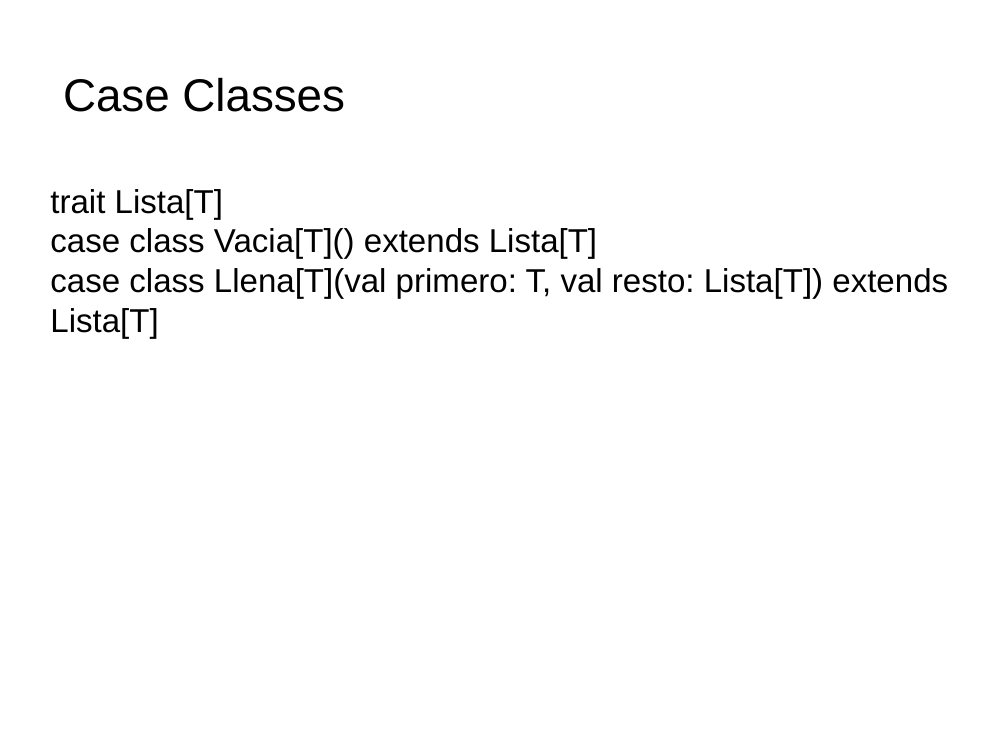
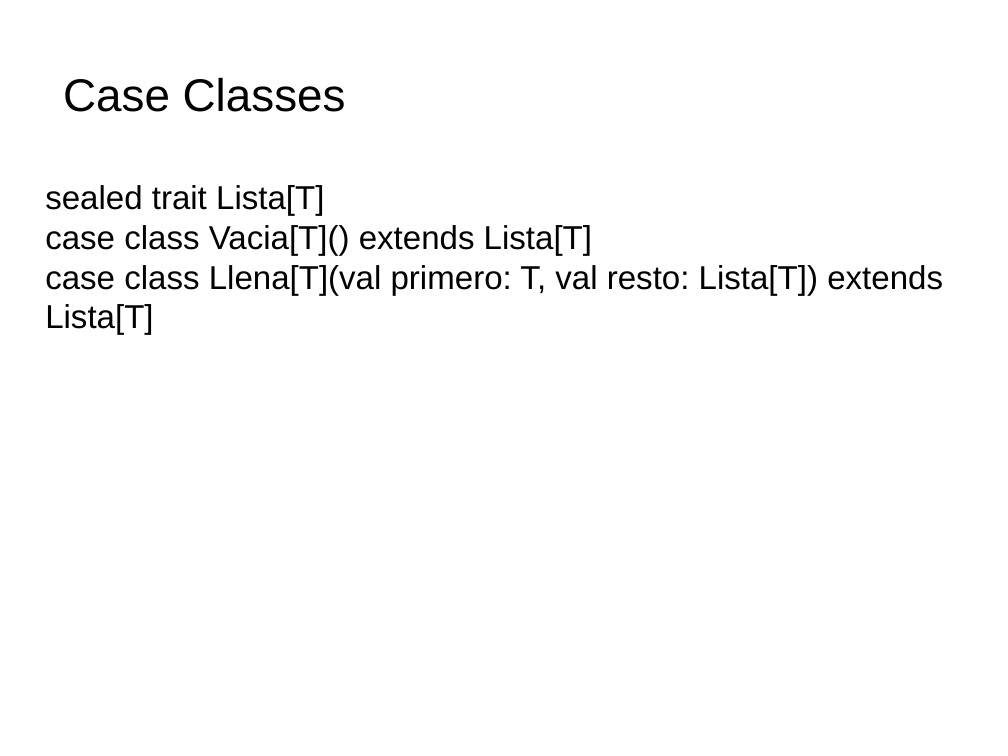
Before and after one commit to emanuelpeg/paradigmas_2023, a slide deck: slide 14 of Funcional/clase3/Funcional.pptx. Drawn at 1008x756 pixels with LibreOffice and Linux fonts; fonts in the diff are those of the drawing; background and template pictures are left out. Boxes give left, top, right and bottom in pixels: in the first picture for what was removed or moved away, otherwise in the second. Text is boxed around its words. In the diff, an @@ line names an element or a change of style, - is before the commit and + after.

```diff
--- a/Funcional/clase3/Funcional.pptx
+++ b/Funcional/clase3/Funcional.pptx
@@ text at [45,185,324,216]: text changed @@
-trait Lista[T]
+sealed trait Lista[T]
```
Also in this commit, not shown: 11 other slides changed, 2 other files.
